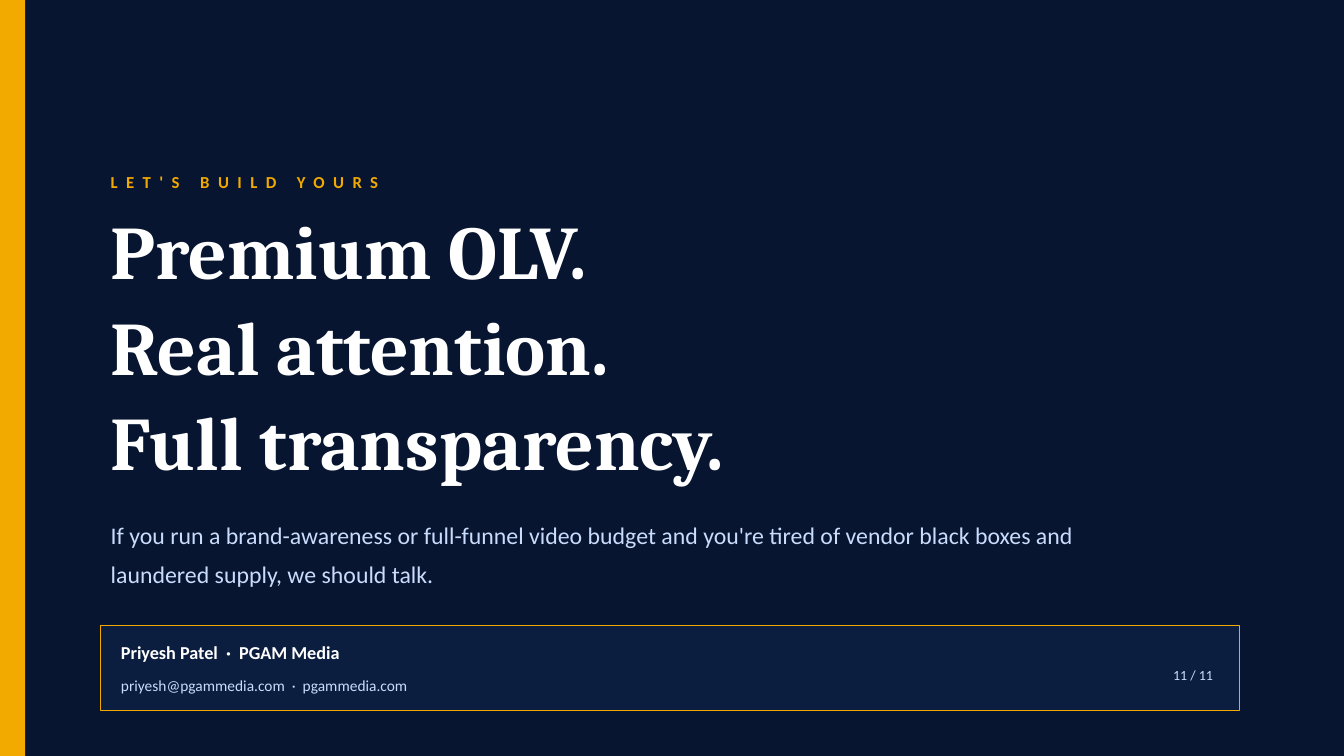
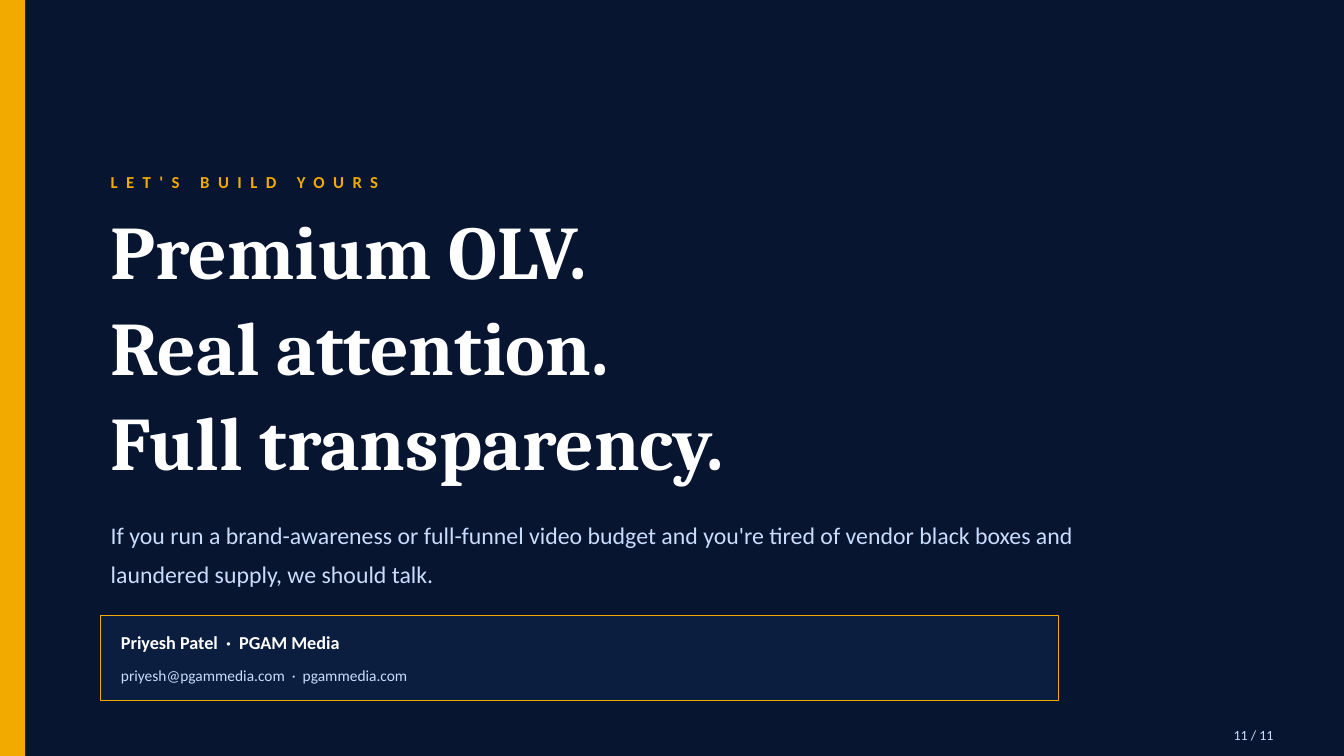
Before and after one commit to mastap150/pgam-intelligence, a slide deck: slide 11 of case_study_deck/PGAM_Case_Study_Amazon_Business_OLV.pptx. Drawn at 1344x756 pixels with LibreOffice and Linux fonts; fonts in the diff are those of the drawing. Boxes give left, top, right and bottom in pixels: in the first picture for what was removed or moved away, otherwise in the second. Text is boxed around its words. In the diff, an @@ line names an element or a change of style, - is before the commit and + after.

```diff
--- a/case_study_deck/PGAM_Case_Study_Amazon_Business_OLV.pptx
+++ b/case_study_deck/PGAM_Case_Study_Amazon_Business_OLV.pptx
@@ rectangle: place and size @@
-rectangle at <box>101,625,1240,711</box>
+rectangle at <box>101,615,1059,701</box>
@@ text "Priyesh Patel · PGAM Media": place and size @@
-text "Priyesh Patel · PGAM Media" at <box>121,646,339,662</box>
+text "Priyesh Patel · PGAM Media" at <box>121,636,339,652</box>
@@ text "priyesh@pgammedia.com · pgammedia.com": place and size @@
-text "priyesh@pgammedia.com · pgammedia.com" at <box>121,680,408,694</box>
+text "priyesh@pgammedia.com · pgammedia.com" at <box>121,670,408,684</box>
@@ text "11 / 11": place and size @@
-text "11 / 11" at <box>1173,671,1213,680</box>
+text "11 / 11" at <box>1234,731,1273,740</box>
```
Also in this commit, not shown: 5 other slides changed, 1 other file.
